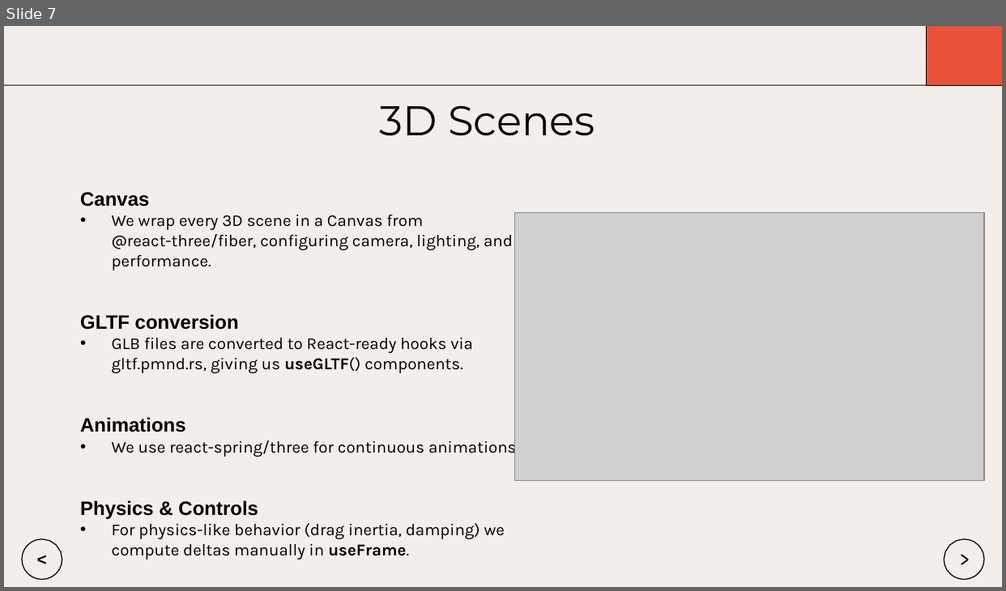
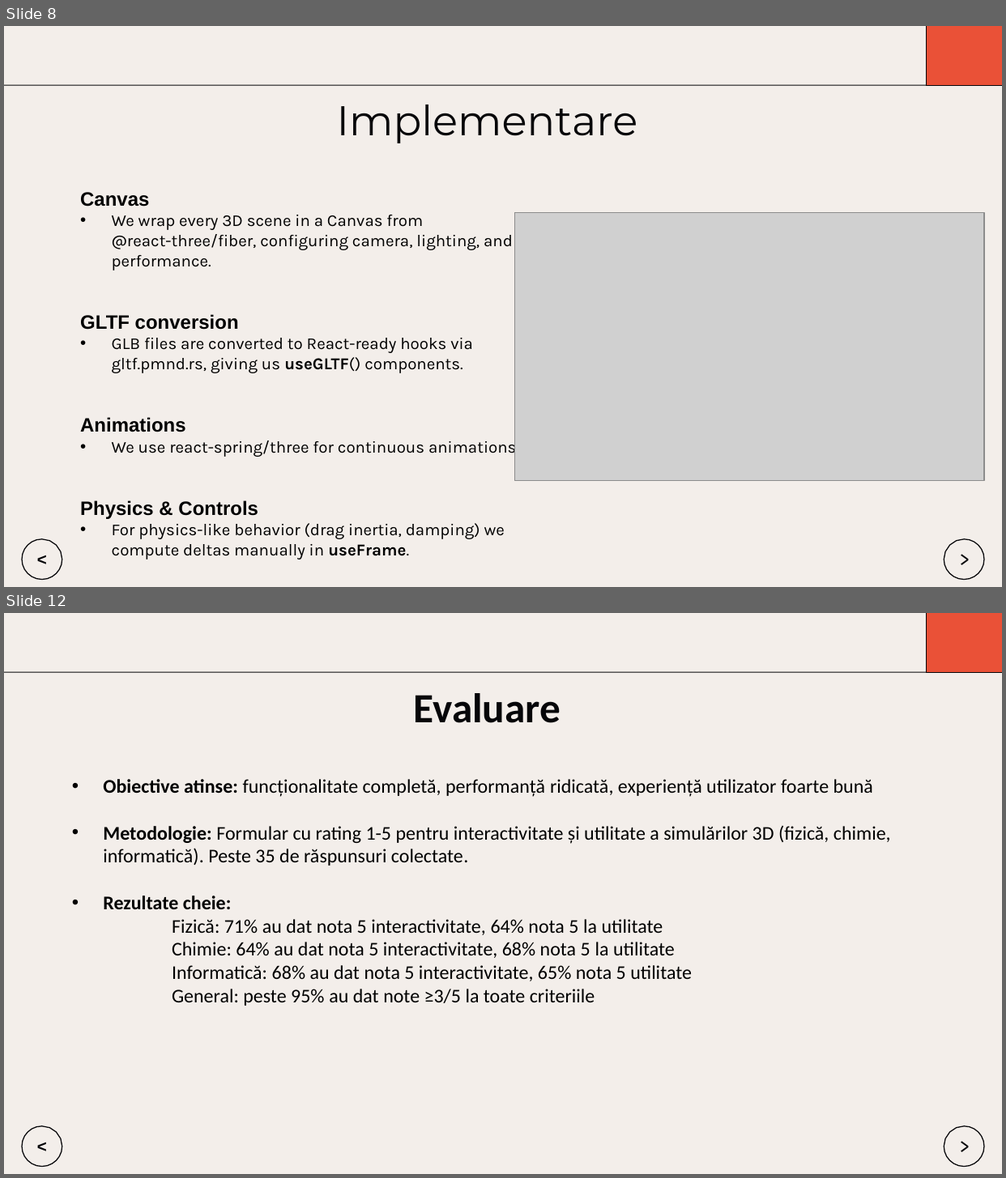
Before and after one commit to Dragomir1401/VisioScience-3D, a slide deck: Roadmap/scss/Prezentare_Final_Dragomir_Andrei.pptx. Shown one above the other, each under a label of ours: slide 7 before the commit, slides 8 and 12 after it; the slides between them are not shown. The pictures are 1006x591 and 1006x1178 pixels, drawn with LibreOffice and Linux fonts; fonts in the diff are those of the drawing; grey boxes stand for pictures. Boxes give left, top, right and bottom in pixels: in the first picture for what was removed or moved away, otherwise in the second. Text is boxed around its words. In the diff, an @@ line names an element or a change of style, - is before the commit and + after.

```diff
--- a/Roadmap/scss/Prezentare_Final_Dragomir_Andrei.pptx
+++ b/Roadmap/scss/Prezentare_Final_Dragomir_Andrei.pptx
@@ slide 12 added at (4, 613, 1002, 1174), background #FFFFFF; not listed: 1 template element that a slide beside it also shows @@
@@ freeform shape added at (926, 613, 1002, 673), fill #EA5137 @@
@@ freeform shape added at (926, 613, 1002, 673), outline #060609 0.75 pt @@
@@ freeform shape added at (4, 672, 1002, 673), fill #060609 @@
@@ title added at (414, 693, 560, 723), 30 pt, text #060609, bold @@
+Evaluare
@@ text added at (103, 779, 891, 1006), 14 pt, text #000000 @@
+• Obiective atinse: funcționalitate completă, performanță ridicată, experiență utilizator foarte bună
+• Metodologie: Formular cu rating 1-5 pentru interactivitate și utilitate a simulărilor 3D (fizică, chimie, informatică). Peste 35 de răspunsuri colectate.
+• Rezultate cheie:
+    Fizică: 71% au dat nota 5 interactivitate, 64% nota 5 la utilitate
+    Chimie: 64% au dat nota 5 interactivitate, 68% nota 5 la utilitate
+    Informatică: 68% au dat nota 5 interactivitate, 65% nota 5 utilitate
+    General: peste 95% au dat note ≥3/5 la toate criteriile
@@ freeform shape added at (22, 1126, 62, 1166), outline #060609 0.75 pt @@
@@ text added at (36, 1135, 48, 1160), 12 pt, text #060609, bold @@
+<
@@ freeform shape added at (944, 1126, 984, 1166), outline #060609 0.75 pt @@
@@ text added at (958, 1132, 972, 1162), 15 pt, text #060609 @@
+>
@@ what was slide 7 is now slide 8 @@
@@ slide 8 changed as well @@
@@ title at (337, 105, 638, 143): text changed @@
-3D Scenes
+Implementare
```
Also in this commit, not shown: 6 other slides changed, 8 other slides added, 5 slides removed.
